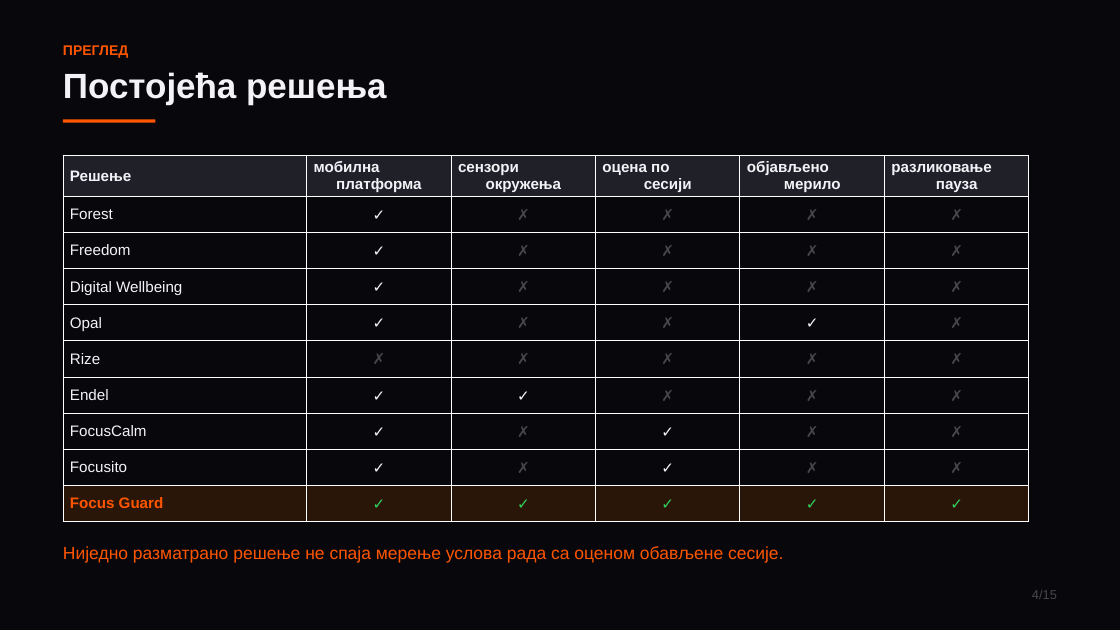
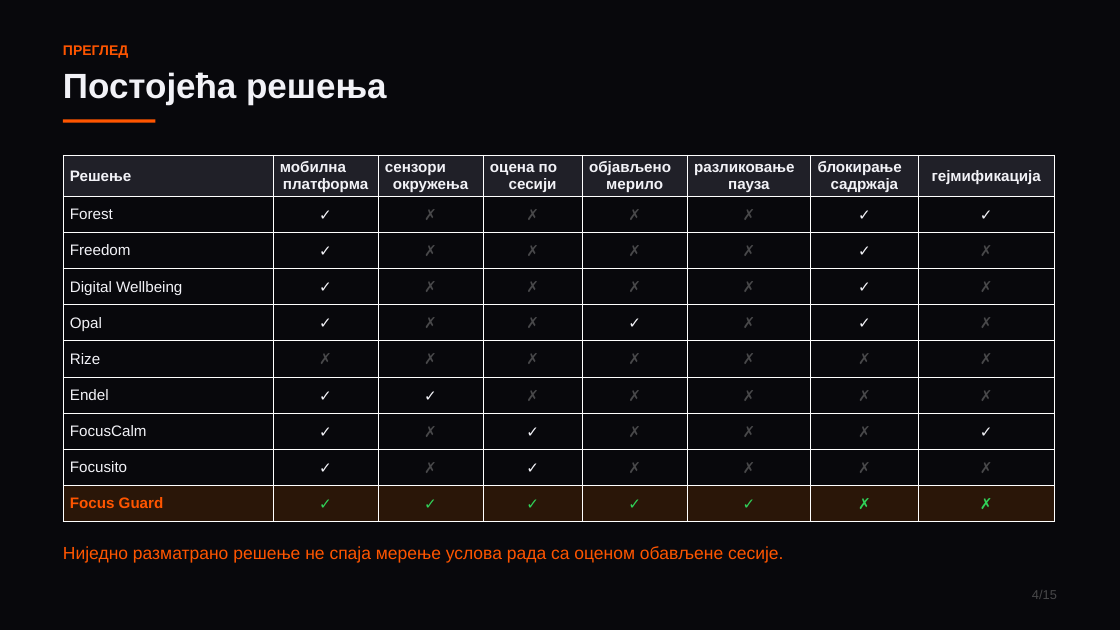
Before and after one commit to grabad1/pmu, a slide deck: slide 4 of rad/FocusGuard-prezentacija.pptx. Drawn at 1120x630 pixels with LibreOffice and Linux fonts; fonts in the diff are those of the drawing. Boxes give left, top, right and bottom in pixels: in the first picture for what was removed or moved away, otherwise in the second. Text is boxed around its words. In the diff, an @@ line names an element or a change of style, - is before the commit and + after.

```diff
--- a/rad/FocusGuard-prezentacija.pptx
+++ b/rad/FocusGuard-prezentacija.pptx
@@ table at (x1=63, y1=155, x2=1054, y2=517) @@
+column 7: блокирање садржаја | ✓ | ✓ | ✓ | ✓ | ✗ | ✗ | ✗ | ✗ | ✗
+column 8: гејмификација | ✓ | ✗ | ✗ | ✗ | ✗ | ✗ | ✓ | ✗ | ✗
@@ table resized from (x1=63, y1=155, x2=1029, y2=517) to (x1=63, y1=155, x2=1054, y2=517) @@
```
Also in this commit, not shown: 6 other slides changed, 2 slides added, 2 slides removed, 3 other files.
